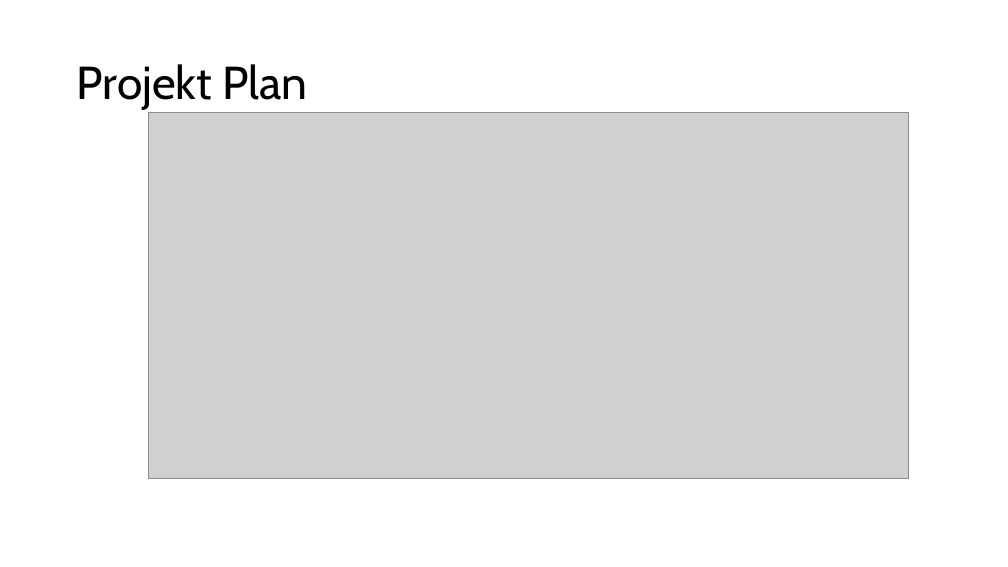
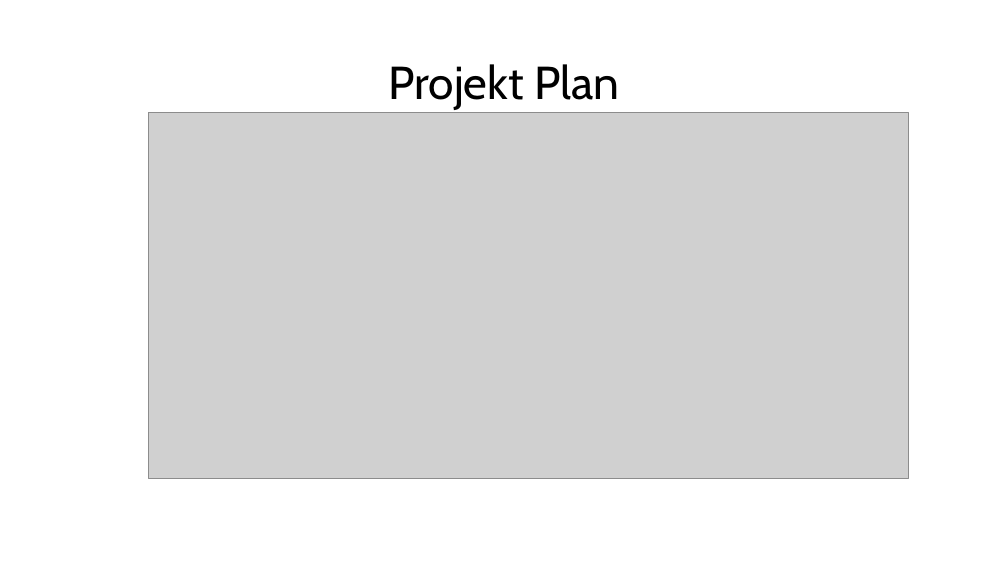
Before and after one commit to verifizieren/iGOAT, a slide deck: slide 9 of Presentation/Gruppe10(Präsentation1).pptx. Drawn at 1008x567 pixels with LibreOffice and Linux fonts; fonts in the diff are those of the drawing; grey boxes stand for pictures; background and template pictures are left out. Boxes give left, top, right and bottom in pixels: in the first picture for what was removed or moved away, otherwise in the second. Text is boxed around its words. In the diff, an @@ line names an element or a change of style, - is before the commit and + after.

```diff
--- a/Presentation/Gruppe10(Präsentation1).pptx
+++ b/Presentation/Gruppe10(Präsentation1).pptx
@@ title "Projekt Plan" at box(388, 64, 619, 110): alignment left to centre @@
```
Also in this commit, not shown: 5 other slides changed, 1 slide added, 1 other file.
